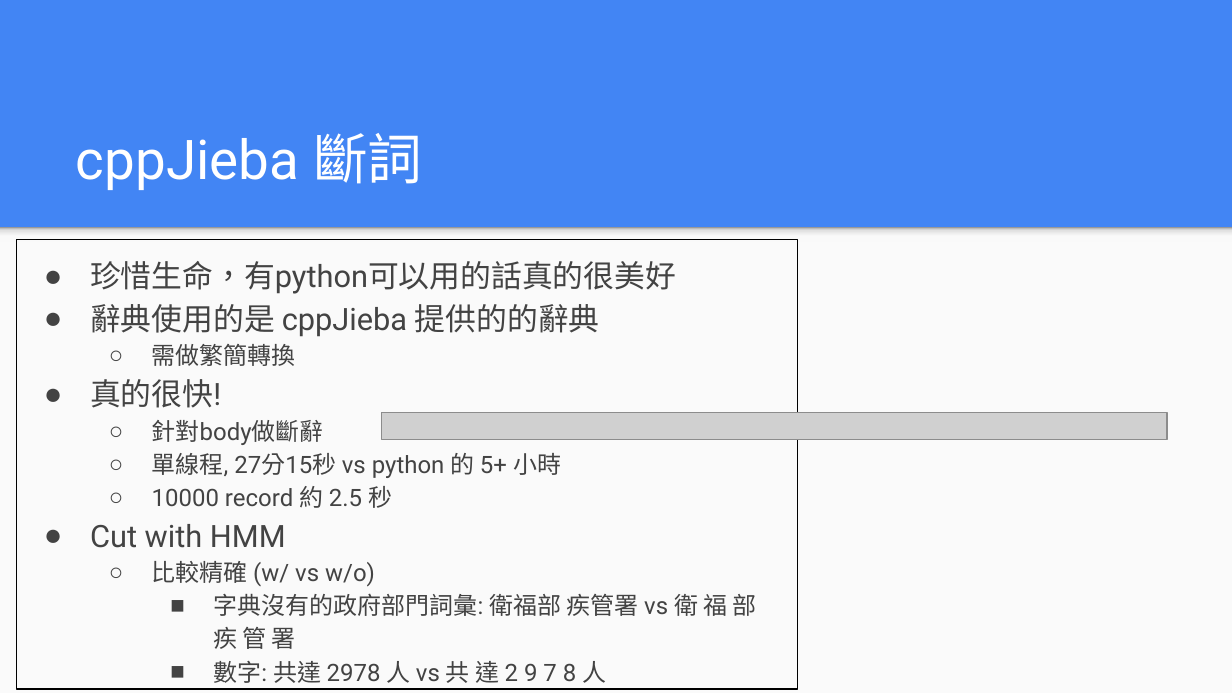
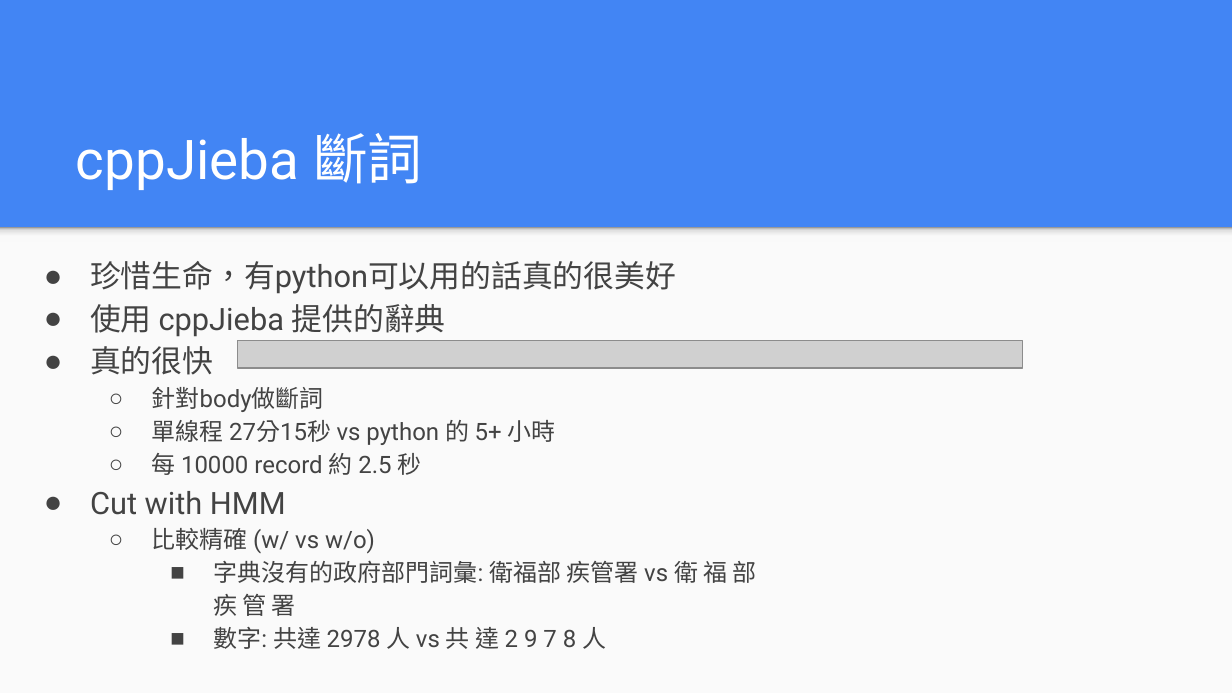
Before and after one commit to henrybear327/CCU-Search-Engine, a slide deck: slide 5 of assignment/3/資料工程作業三.pptx. Drawn at 1232x693 pixels with LibreOffice and Linux fonts; fonts in the diff are those of the drawing; grey boxes stand for pictures. Boxes give left, top, right and bottom in pixels: in the first picture for what was removed or moved away, otherwise in the second. Text is boxed around its words. In the diff, an @@ line names an element or a change of style, - is before the commit and + after.

```diff
--- a/assignment/3/資料工程作業三.pptx
+++ b/assignment/3/資料工程作業三.pptx
@@ text "珍惜生命，有python可以用的話真的很美好": place and size @@
-text "珍惜生命，有python可以用的話真的很美好" at [16,239,797,689]
+text "珍惜生命，有python可以用的話真的很美好" at [90,261,757,649]
@@ text "珍惜生命，有python可以用的話真的很美好" at [90,261,757,649]: outline #000000 0.75 pt to none @@
@@ text at [90,304,556,475]: text changed @@
-● 辭典使用的是 cppJieba 提供的的辭典
-  ○ 需做繁簡轉換
-● 真的很快!
-  ○ 針對body做斷辭
-  ○ 單線程, 27分15秒 vs python 的 5+ 小時
-  ○ 10000 record 約 2.5 秒
+● 使用 cppJieba 提供的辭典
+● 真的很快
+  ○ 針對body做斷詞
+  ○ 單線程 27分15秒 vs python 的 5+ 小時
+  ○ 每 10000 record 約 2.5 秒
@@ picture: place and size @@
-picture at [382,413,1167,440]
+picture at [238,341,1023,368]
```
Also in this commit, not shown: 2 other slides changed, 1 slide removed, 2 other files.
